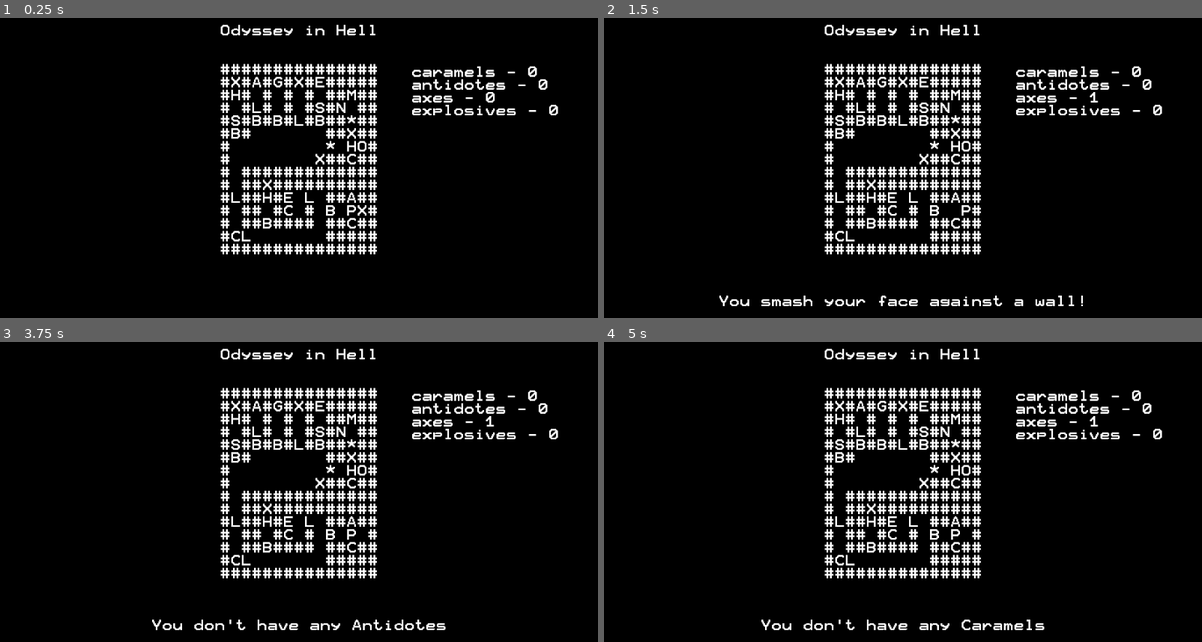
Above: before the commit, frames 1-4 (two rows, left to right).
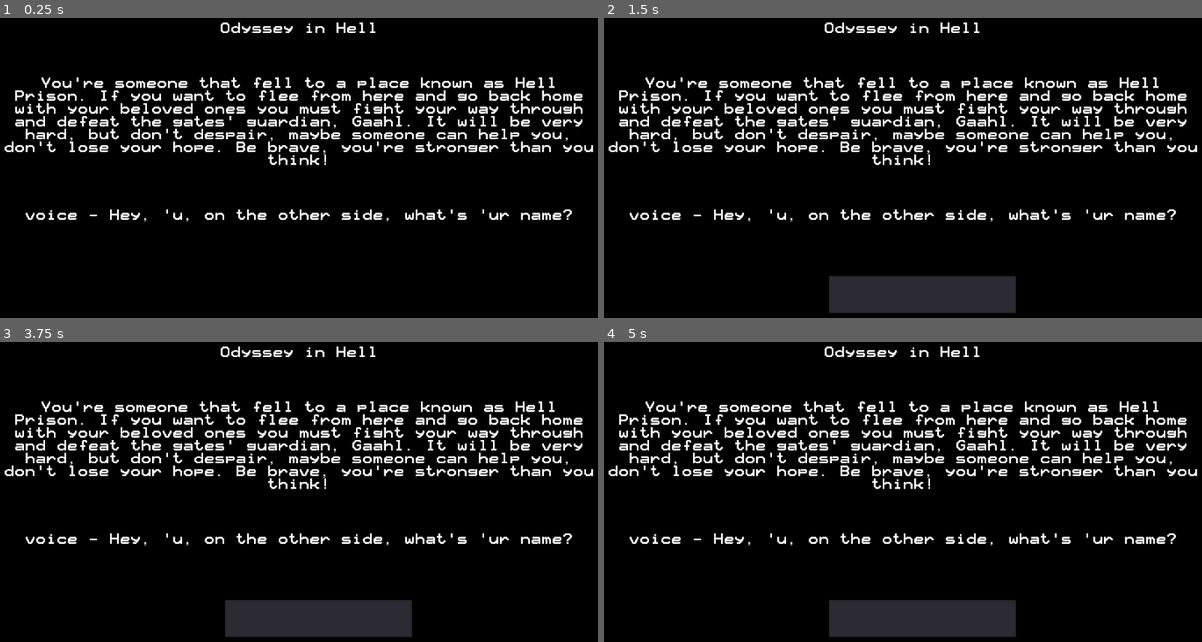
Above: after the commit, the same moments.

Repository: Dukebot/Odissey-in-Hell
Game: Godot game, scene res://src/Interface/Intro.tscn
The game is run twice, just before and just after one commit, with the same random seed, the same clock (stepped at 60 frames per second) and the same inputs. Before the commit the project starts from res://src/Main.tscn.
Inputs:
- Up to frame 1 (0.25 s): no input
- Up to frame 2 (1.5 s): tap Enter at 0.5 s; hold Right (move_right) 0.53-1.28 s; tap Space (continue) at 0.6, 1.25 s; tap N (no) at 0.8, 1.35 s; hold Down (move_down) from 1.28 s (still down)
- Up to frame 3 (3.75 s): tap Space (continue) at 1.55, 2, 2.1, 2.75, 3.05, 3.5 s; release Down (move_down) at 2.03 s; hold Right (move_right) 2.03-2.78 s; tap N (no) at 2.3, 2.85 s; hold Up (move_up) 2.78-3.53 s; hold Left (move_left) from 3.53 s (still down); tap A (use_antidote) at 3.6 s
- Up to frame 4 (5 s): keep holding Left (move_left); tap N (no) at 3.8 s; tap Space (continue) at 4.25, 4.55 s; tap C (use_caramel) at 4.35 s

The runs differ from the first frame. In frame 1, 15% of the frame differs, in the area x 0-100%, y 1-79%; in frame 2, 19%, in the area x 0-100%, y 1-99%; in frame 3, 19%; in frame 4, 19%.

Commit message:
Basic intro scene.

Diff:
--- /dev/null
+++ b/json/intro.json
@@ -0,0 +1,15 @@
+{
+	"intro_story": "You're someone that fell to a place known as Hell Prison. If you want to flee from here and go back home with your beloved ones… you must fight your way through and defeat the gates' guardian, Ga’ahl. It will be very hard, but don't despair, maybe someone can help you, don't lose your hope. Be brave, you're stronger than you think!",
+	"intro_dialogue": [
+		["voice", "Hey, 'u, on the other side, what's 'ur name?"],
+		["", "You enter your name"],
+		["voice", "'kay, player_name, take this, it'll help ya' get out of 'ere. <A necklace falls through the cell's window>"],
+		["player_name", "What is this thing?"],
+		["voice", "A special charm, it’s a map of the prison."],
+		["player_name", "And what do you want me to do with it?"],
+		["voice", "You must go 'nd kill that Ga’ahl bastard!"],
+		["player_name", "But… I don't know if I can do it."],
+		["voice", "I'm sure you can, believe in yourself!"],
+		["voice", "Oh, if 'u need somethin', ask for <Help> 'nd I'll try to help ya'."]
+	]
+}
--- a/project.godot
+++ b/project.godot
@@ -57,12 +57,13 @@
 [application]
 
 config/name="Odissey In Hell"
-run/main_scene="res://src/Main.tscn"
+run/main_scene="res://src/Interface/Intro.tscn"
 config/icon="res://icon.png"
 
 [autoload]
 
 Utils="*res://src/singletons/Utils.gd"
+Globals="*res://src/singletons/Globals.gd"
 
 [gui]
 
--- a/src/GameData.gd
+++ b/src/GameData.gd
@@ -11,3 +11,6 @@
 	for key in characters.keys():
 		var character = characters[key]
 		character["max_health"] = character["health"]
+
+		if key == "player":
+			character["name"] = Globals.player_name
--- /dev/null
+++ b/src/Interface/Intro.gd
@@ -0,0 +1,45 @@
+extends Control
+
+const MAIN_SCENE_PATH = "res://src/Main.tscn"
+
+var dialogue_index : int = 0
+
+onready var intro_data = Utils.get_json_result("res://json/intro.json")
+onready var intro_story = intro_data["intro_story"]
+onready var intro_dialogue = intro_data["intro_dialogue"]
+
+onready var intro_text_label = find_node("IntroText")
+onready var dialogue_label = find_node("DialogueLabel")
+onready var player_name_input = find_node("PlayerNameInput")
+
+
+func _ready():
+	intro_text_label.set_text(intro_story)
+
+
+func _process(delta):
+	if dialogue_index < intro_dialogue.size():
+		var dialogue_line = intro_dialogue[dialogue_index]
+		var speaker = dialogue_line[0]
+		var text = dialogue_line[1]
+
+		#Initialization of Player_Name
+		if speaker == "":
+			player_name_input.set_visible(true)
+			if Input.is_action_just_pressed("continue"):
+				if player_name_input.text != null and player_name_input.text != "":
+					Globals.player_name = player_name_input.text.strip_edges(true, true)
+					player_name_input.set_visible(false)
+					dialogue_index += 1
+		#Normal dialogue Flow
+		else:
+			if speaker == "player_name": speaker = Globals.player_name
+			text = text.replace("player_name", Globals.player_name)
+
+			dialogue_label.set_text(speaker + " - " + text)
+			if Input.is_action_just_pressed("continue"):
+				dialogue_index += 1
+	else:
+		dialogue_label.set_text("Press SPACE to start adventure!")
+		if Input.is_action_just_pressed("continue"):
+			get_tree().change_scene(MAIN_SCENE_PATH)
--- a/src/Interface/Intro.tscn
+++ b/src/Interface/Intro.tscn
@@ -1,8 +1,47 @@
-[gd_scene format=2]
+[gd_scene load_steps=2 format=2]
+
+[ext_resource path="res://src/Interface/Intro.gd" type="Script" id=1]
 
 [node name="Intro" type="Control"]
 anchor_right = 1.0
 anchor_bottom = 1.0
+script = ExtResource( 1 )
 __meta__ = {
 "_edit_use_anchors_": false
 }
+
+[node name="Title" type="Label" parent="."]
+margin_right = 1024.0
+margin_bottom = 128.0
+text = "Odyssey in Hell"
+align = 1
+valign = 1
+
+[node name="IntroText" type="Label" parent="."]
+margin_top = 128.0
+margin_right = 1024.0
+margin_bottom = 320.0
+text = "You're someone that fell to a place known as Hell Prison. If you want to flee from here and go back home with your beloved ones… you must fight your way through and defeat the gates' guardian, Ga’ahl. It will be very hard, but don't despair, maybe someone can help you, don't lose your hope.
+Be brave, you're stronger than you think!
+"
+align = 1
+valign = 1
+autowrap = true
+
+[node name="DialogueLabel" type="Label" parent="."]
+margin_top = 320.0
+margin_right = 1024.0
+margin_bottom = 448.0
+align = 1
+valign = 1
+autowrap = true
+__meta__ = {
+"_edit_use_anchors_": false
+}
+
+[node name="PlayerNameInput" type="TextEdit" parent="."]
+visible = false
+margin_left = 384.0
+margin_top = 488.0
+margin_right = 704.0
+margin_bottom = 552.0
--- /dev/null
+++ b/src/singletons/Globals.gd
@@ -0,0 +1,4 @@
+extends Node
+
+
+var player_name = "Player"
